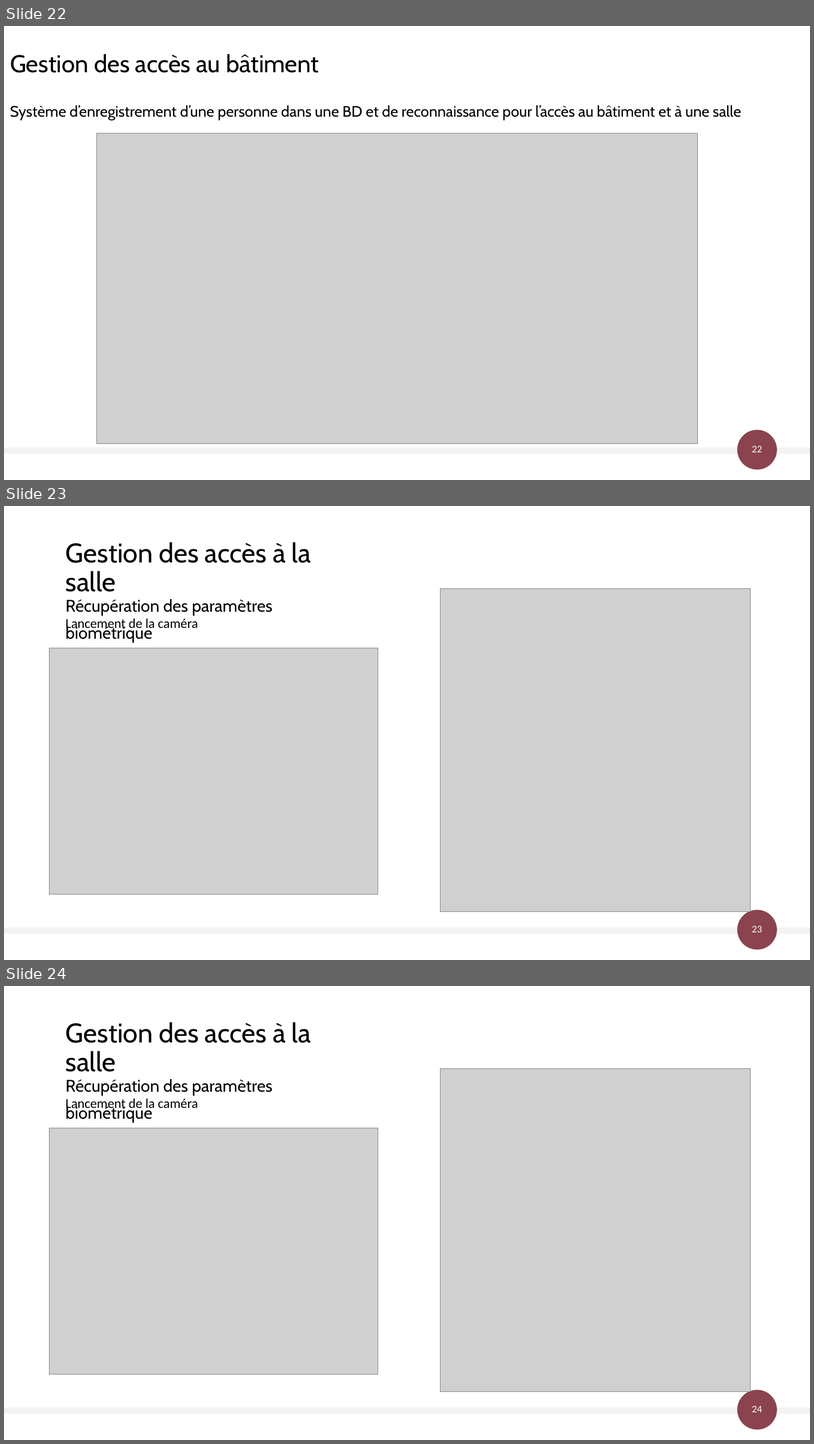
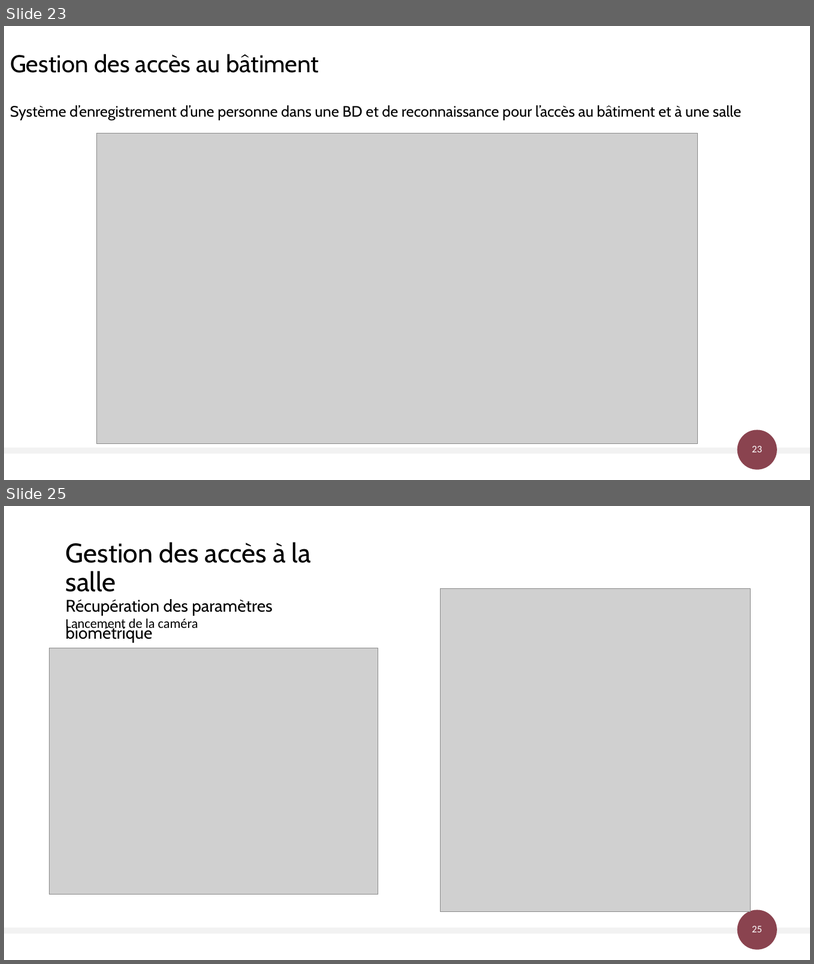
Before and after one commit to AlexandreSaxemard/GestionAccesBatiment, a slide deck: Docs/Gestion des accès au bâtiment.pptx. Shown one above the other, each under a label of ours: slides 22, 23 and 24 before the commit, slides 23 and 25 after it; the slides between them are not shown. The pictures are 814x1444 and 814x964 pixels, drawn with LibreOffice and Linux fonts; fonts in the diff are those of the drawing; grey boxes stand for pictures. Boxes give left, top, right and bottom in pixels: in the first picture for what was removed or moved away, otherwise in the second. Text is boxed around its words. In the diff, an @@ line names an element or a change of style, - is before the commit and + after.

```diff
--- a/Docs/Gestion des accès au bâtiment.pptx
+++ b/Docs/Gestion des accès au bâtiment.pptx
@@ slide 23 removed at (x1=4, y1=506, x2=810, y2=960), background #FFFFFF; not listed: 3 template elements that a slide beside it also shows @@
@@ title removed at (x1=66, y1=542, x2=311, y2=642) @@
-Gestion des accès à la salle
-Récupération des paramètres biométrique
@@ picture removed at (x1=441, y1=589, x2=750, y2=912) @@
@@ text removed at (x1=66, y1=618, x2=198, y2=631) @@
-Lancement de la caméra
@@ picture removed at (x1=49, y1=648, x2=378, y2=894) @@
@@ what was slide 22 is now slide 23 @@
@@ page number at (x1=752, y1=445, x2=762, y2=452): text changed @@
-22
+23
@@ what was slide 24 is now slide 25 @@
@@ page number at (x1=752, y1=925, x2=762, y2=932): text changed @@
-24
+25
```
Also in this commit, not shown: 5 slides changed, 2 slides added.
